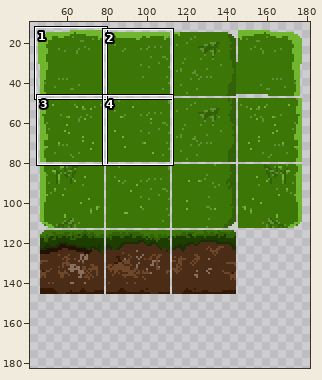
Two versions of one pixel-art file, Assets/Sprites/tilemap.aseprite. Above, an overview of the earlier version with the close-up marked.
Close-up. Earlier state:
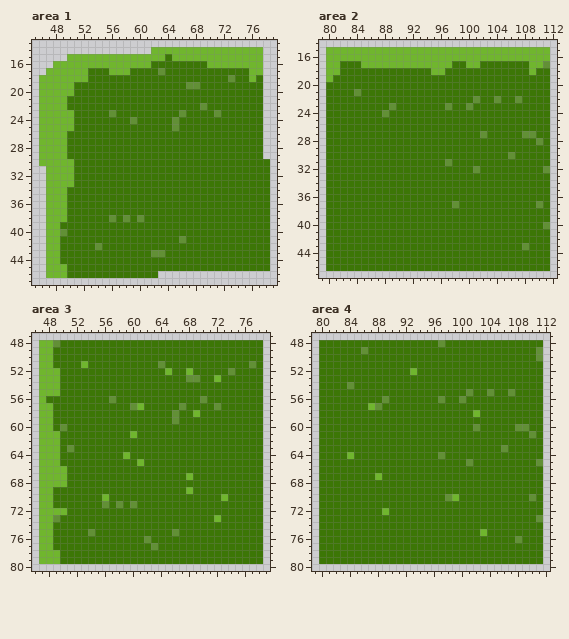
480x254 pixels, 1 frame. Shown: area 1: x 45..79, y 13..47; area 2: x 79..112, y 14..47; area 3: x 46..79, y 47..80; area 4: x 79..112, y 47..80. The wide view leaves out empty margins. The commit also changed other parts of the picture, which this record leaves out.
Now the later version:
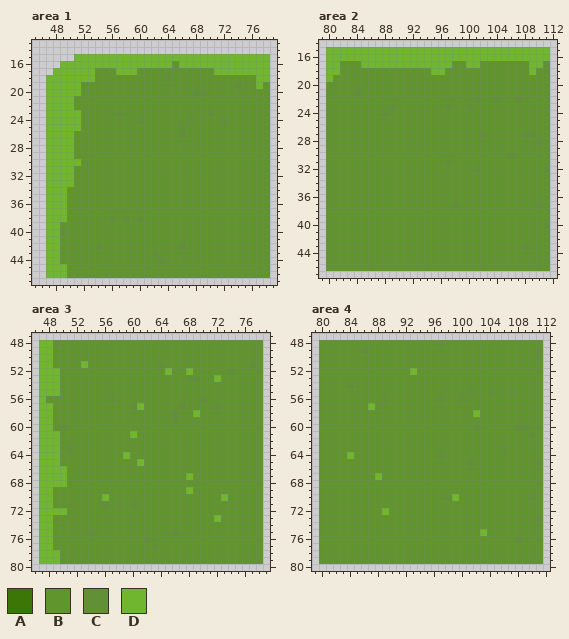
Palette (. is transparent): A #3c7606  B #60952e  C #629036  D #70b62e
Difference:
Changed rows in their new state; - is an unchanged pixel.
Area 1:
first column x 46:
14 ----------------................-
15 ----.-------------D-------------D
16 --.-------------DDDBDDDD--------D
17 -.-----DBBB--DBBBBBBBBBBBDDDDD--D
18 .------DBBBBBBBBBBCBBBBBBBBBBBBDD
19 .----DBBBBBBBBBBBBBBBBBBBBBBCBBDB
20 .----DBBBBBBBBBBBBBBBBCCBBBBBBBBB
21 .---DBBBBBBBBBBBBBBBBBBBBBBBBBBBB
22 .---DBBBBBBBBBBBBBBBBBBBBBBBBBBBB
23 .----DBBBBBCBBBBBBBBBBBBCBBBBBBBB
24 .----DBBBBBBBBCBBBBBBCBBBBCBBBBBB
25 .----DBBBBBBBBBBBBBBCBBBBBBBBBBBB
26 .---DBBBBBBBBBBBBBBBCBBBBBBBBBBBB
27 .---DBBBBBBBBBBBBBBBBBBBBBBBBBBBB
28 .---DBBBBBBBBBBBBBBBBBBBBBBBBBBBB
29 .---DBBBBBBBBBBBBBBBBBBBBBBBBBBBB
30 .----DBBBBBBBBBBBBBBBBBBBBBBBBBBB
31 -----BBBBBBBBBBBBBBBBBBBBBBBBBBBB
32 -----BBBBBBBBBBBBBBBBBBBBBBBBBBBB
33 -----BBBBBBBBBBBBBBBBBBBBBBBBBBBB
34 ----BBBBBBBBBBBBBBBBBBBBBBBBBBBBB
35 ----BBBBBBBBBBBBBBBBBBBBBBBBBBBBB
36 ----BBBBBBBBBBBBBBBBBBBBBBBBBBBBB
37 ----BBBBBBBBBBBBBBBBBBBBBBBBBBBBB
38 ----BBBBBB-B-B-BBBBBBBBBBBBBBBBBB
39 ---BBBBBBBBBBBBBBBBBBBBBBBBBBBBBB
40 ----BBBBBBBBBBBBBBBBBBBBBBBBBBBBB
41 ---BBBBBBBBBBBBBBBBBBBBBBBBBBBBBB
42 ---BBBBB-BBBBBBBBBBBCBBBBBBBBBBBB
43 ---BBBBBBBBBBBBB-BBBBBBBBBBBBBBBB
44 ---BBBBBBBBBBBBBBCBBBBBBBBBBBBBBB
45 ----BBBBBBBBBBBBBBBBBBBBBBBBBBBBB
46 ----BBBBBBBBBBBBBBBBBBBBBBBBBBBBB
Area 2:
first column x 80:
17 --BBB-------------BB--BBBBBBB---
18 --BBBBBBBBBBBBB--BBBBBBBBBBBB-BB
19 -BBBBBBBBBBBBBBBBBBBBBBBBBBBBBBB
20 BBBBBBBBBBBBBBBBBBBBBBBBBBBBBBBB
21 BBBB-BBBBBBBBBBBBBBBBBBBBBBBBBBB
22 BBBBBBBBBBBBBBBBBBBBB-BB-BB-BBBB
23 BBBBBBBBB-BBBBBBB-BB-BBBBBBBBBBB
24 BBBBBBBB-BBBBBBBBBBBBBBBBBBBBBBB
25 BBBBBBBBBBBBBBBBBBBBBBBBBBBBBBBB
26 BBBBBBBBBBBBBBBBBBBBBBBBBBBBBBBB
27 BBBBBBBBBBBBBBBBBBBBBB-BBBBB--BB
28 BBBBBBBBBBBBBBBBBBBBBBBBBBBBBB-B
29 BBBBBBBBBBBBBBBBBBBBBBBBBBBBBBBB
30 BBBBBBBBBBBBBBBBBBBBBBBBBB-BBBBB
31 BBBBBBBBBBBBBBBBB-BBBBBBBBBBBBBB
32 BBBBBBBBBBBBBBBBBBBBB-BBBBBBBBB-
33 BBBBBBBBBBBBBBBBBBBBBBBBBBBBBBBB
34 BBBBBBBBBBBBBBBBBBBBBBBBBBBBBBBB
35 BBBBBBBBBBBBBBBBBBBBBBBBBBBBBBBB
36 BBBBBBBBBBBBBBBBBBBBBBBBBBBBBBBB
37 BBBBBBBBBBBBBBBBBB-BBBBBBBBBBB-B
38 BBBBBBBBBBBBBBBBBBBBBBBBBBBBBBBB
39 BBBBBBBBBBBBBBBBBBBBBBBBBBBBBBBB
40 BBBBBBBBBBBBBBBBBBBBBBBBBBBBBBB-
41 BBBBBBBBBBBBBBBBBBBBBBBBBBBBBBBB
42 BBBBBBBBBBBBBBBBBBBBBBBBBBBBBBBB
43 BBBBBBBBBBBBBBBBBBBBBBBBBBBB-BBB
44 BBBBBBBBBBBBBBBBBBBBBBBBBBBBBBBB
45 BBBBBBBBBBBBBBBBBBBBBBBBBBBBBBBB
46 BBBBBBBBBBBBBBBBBBBBBBBBBBBBBBBB
Area 3:
first column x 48:
48 --BBBBBBBBBBBBBBBBBBBBBBBBBBBBB
49 -BBBBBBBBBBBBBBBBBBBBBBBBBBBBBB
50 -BBBBBBBBBBBBBBBBBBBBBBBBBBBBBB
51 -BBBB-BBBBBBBBBB-BBBBBBBBBBBB-B
52 --BBBBBBBBBBBBBBB-BB-BBBBB-BBBB
53 --BBBBBBBBBBBBBBBBBB--BB-BBBBBB
54 --BBBBBBBBBBBBBBBBBBBBBBBBBBBBB
55 --BBBBBBBBBBBBBBBBBBBBBBBBBBBBB
56 BBBBBBBBB-BBBBBBBBBBBB-BBBBBBBB
57 -BBBBBBBBBBB--BBBBB-BBBB-BBBBBB
58 -BBBBBBBBBBBBBBBBB-BB-BBBBBBBBB
59 -BBBBBBBBBBBBBBBBB-BBBBBBBBBBBB
60 -B-BBBBBBBBBBBBBBBBBBBBBBBBBBBB
61 --BBBBBBBBBB-BBBBBBBBBBBBBBBBBB
62 --BBBBBBBBBBBBBBBBBBBBBBBBBBBBB
63 --B-BBBBBBBBBBBBBBBBBBBBBBBBBBB
64 --BBBBBBBBB-BBBBBBBBBBBBBBBBBBB
65 --BBBBBBBBBBB-BBBBBBBBBBBBBBBBB
66 ---BBBBBBBBBBBBBBBBBBBBBBBBBBBB
67 ---BBBBBBBBBBBBBBBBB-BBBBBBBBBB
68 ---BBBBBBBBBBBBBBBBBBBBBBBBBBBB
69 -BBBBBBBBBBBBBBBBBBB-BBBBBBBBBB
70 -BBBBBBB-BBBBBBBBBBBBBBBB-BBBBB
71 -BBBBBBB-B-B-BBBBBBBBBBBBBBBBBB
72 ---BBBBBBBBBBBBBBBBBBBBBBBBBBBB
73 --BBBBBBBBBBBBBBBBBBBBBB-BBBBBB
74 -BBBBBBBBBBBBBBBBBBBBBBBBBBBBBB
75 -BBBBB-BBBBBBBBBBB-BBBBBBBBBBBB
76 -BBBBBBBBBBBBB-BBBBBBBBBBBBBBBB
77 -BBBBBBBBBBBBBB-BBBBBBBBBBBBBBB
78 --BBBBBBBBBBBBBBBBBBBBBBBBBBBBB
79 --BBBBBBBBBBBBBBBBBBBBBBBBBBBBB
Area 4:
first column x 80:
48 BBBBBBBBBBBBBBBBB-BBBBBBBBBBBBBB
49 BBBBBB-BBBBBBBBBBBBBBBBBBBBBBBB-
50 BBBBBBBBBBBBBBBBBBBBBBBBBBBBBBB-
51 BBBBBBBBBBBBBBBBBBBBBBBBBBBBBBBB
52 BBBBBBBBBBBBB-BBBBBBBBBBBBBBBBBB
53 BBBBBBBBBBBBBBBBBBBBBBBBBBBBBBBB
54 BBBB-BBBBBBBBBBBBBBBBBBBBBBBBBBB
55 BBBBBBBBBBBBBBBBBBBBB-BB-BB-BBBB
56 BBBBBBBBB-BBBBBBB-BB-BBBBBBBBBBB
57 BBBBBBB--BBBBBBBBBBBBBBBBBBBBBBB
58 BBBBBBBBBBBBBBBBBBBBBB-BBBBBBBBB
59 BBBBBBBBBBBBBBBBBBBBBBBBBBBBBBBB
60 BBBBBBBBBBBBBBBBBBBBBB-BBBBB--BB
61 BBBBBBBBBBBBBBBBBBBBBBBBBBBBBB-B
62 BBBBBBBBBBBBBBBBBBBBBBBBBBBBBBBB
63 BBBBBBBBBBBBBBBBBBBBBBBBBB-BBBBB
64 BBBB-BBBBBBBBBBBB-BBBBBBBBBBBBBB
65 BBBBBBBBBBBBBBBBBBBBB-BBBBBBBBB-
66 BBBBBBBBBBBBBBBBBBBBBBBBBBBBBBBB
67 BBBBBBBB-BBBBBBBBBBBBBBBBBBBBBBB
68 BBBBBBBBBBBBBBBBBBBBBBBBBBBBBBBB
69 BBBBBBBBBBBBBBBBBBBBBBBBBBBBBBBB
70 BBBBBBBBBBBBBBBBBB--BBBBBBBBBB-B
71 BBBBBBBBBBBBBBBBBBBBBBBBBBBBBBBB
72 BBBBBBBBB-BBBBBBBBBBBBBBBBBBBBBB
73 BBBBBBBBBBBBBBBBBBBBBBBBBBBBBBB-
74 BBBBBBBBBBBBBBBBBBBBBBBBBBBBBBBB
75 BBBBBBBBBBBBBBBBBBBBBBB-BBBBBBBB
76 BBBBBBBBBBBBBBBBBBBBBBBBBBBB-BBB
77 BBBBBBBBBBBBBBBBBBBBBBBBBBBBBBBB
78 BBBBBBBBBBBBBBBBBBBBBBBBBBBBBBBB
79 BBBBBBBBBBBBBBBBBBBBBBBBBBBBBBBB
